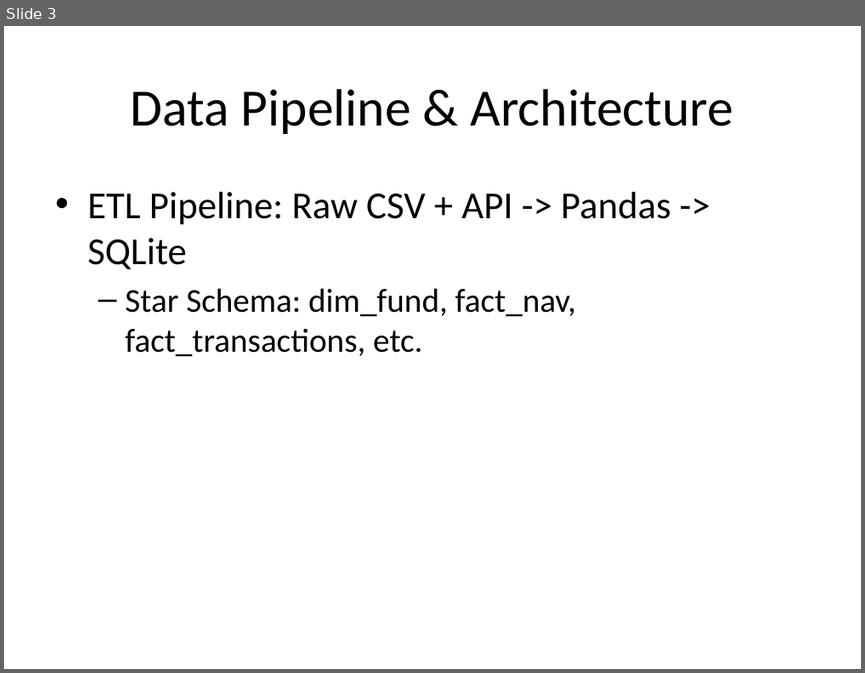
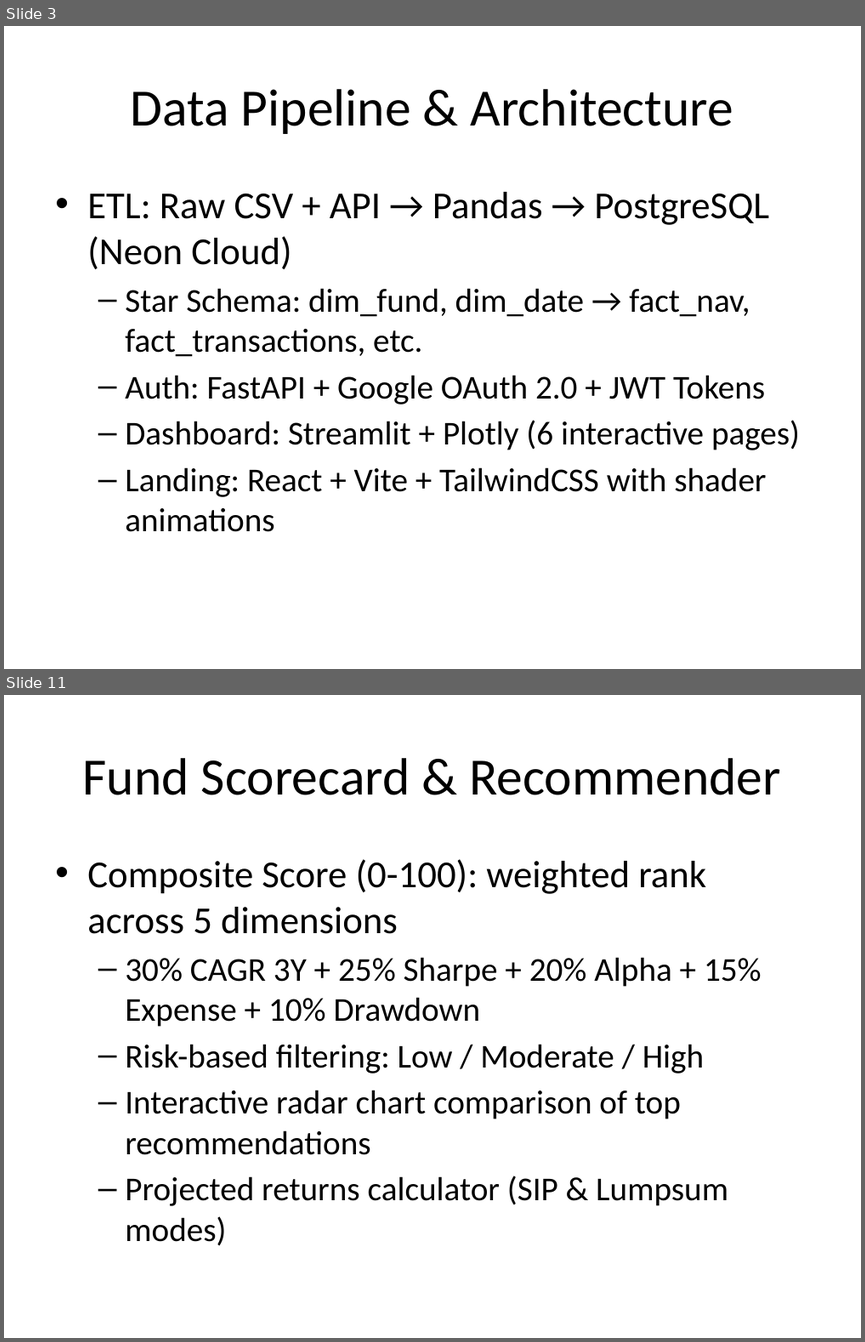
Before and after one commit to prathmeshnanda2007-sudo/MUTUAL-FUND-ANALYSIS, a slide deck: reports/Project_Presentation_Deck.pptx. Shown one above the other, each under a label of ours: slide 3 before the commit, slides 3 and 11 after it; the slides between them are not shown. The pictures are 865x673 and 865x1342 pixels, drawn with LibreOffice and Linux fonts; fonts in the diff are those of the drawing. Boxes give left, top, right and bottom in pixels: in the first picture for what was removed or moved away, otherwise in the second. Text is boxed around its words. In the diff, an @@ line names an element or a change of style, - is before the commit and + after.

Commit message:
Complete 5-phase plan: Update dashboard, landing page, reports, and secure secrets

```diff
--- a/reports/Project_Presentation_Deck.pptx
+++ b/reports/Project_Presentation_Deck.pptx
@@ slide 11 added at box(4, 695, 861, 1338), background #FFFFFF @@
@@ title added at box(83, 758, 781, 795), 44 pt, text #000000 @@
+Fund Scorecard & Recommender
@@ text added at box(87, 859, 761, 1246), 28 pt, text #000000 @@
+• Composite Score (0-100): weighted rank across 5 dimensions
+  – 30% CAGR 3Y + 25% Sharpe + 20% Alpha + 15% Expense + 10% Drawdown
+  – Risk-based filtering: Low / Moderate / High
+  – Interactive radar chart comparison of top recommendations
+  – Projected returns calculator (SIP & Lumpsum modes)
@@ slide 3 changed as well @@
@@ text at box(87, 192, 800, 532): text changed @@
-• ETL Pipeline: Raw CSV + API -> Pandas -> SQLite
-  – Star Schema: dim_fund, fact_nav, fact_transactions, etc.
+• ETL: Raw CSV + API → Pandas → PostgreSQL (Neon Cloud)
+  – Star Schema: dim_fund, dim_date → fact_nav, fact_transactions, etc.
+  – Auth: FastAPI + Google OAuth 2.0 + JWT Tokens
+  – Dashboard: Streamlit + Plotly (6 interactive pages)
+  – Landing: React + Vite + TailwindCSS with shader animations
```
Also in this commit, not shown: 5 other slides changed, 5 other slides added, 6 slides removed, 11 other files.
